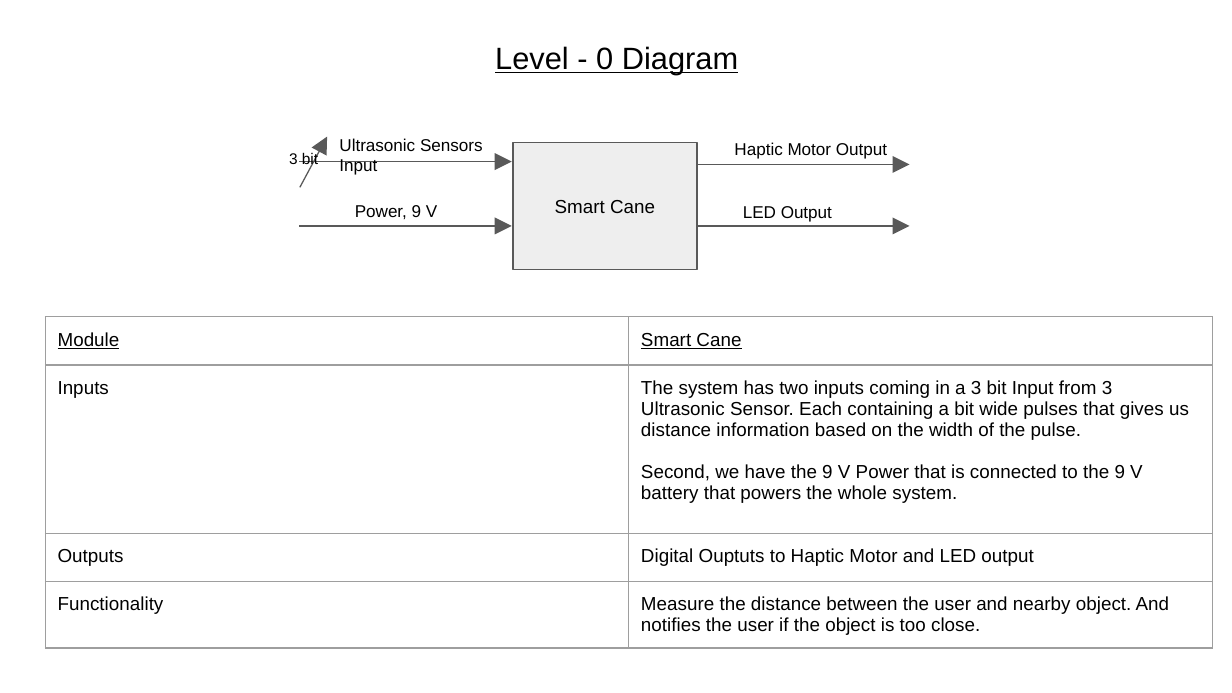
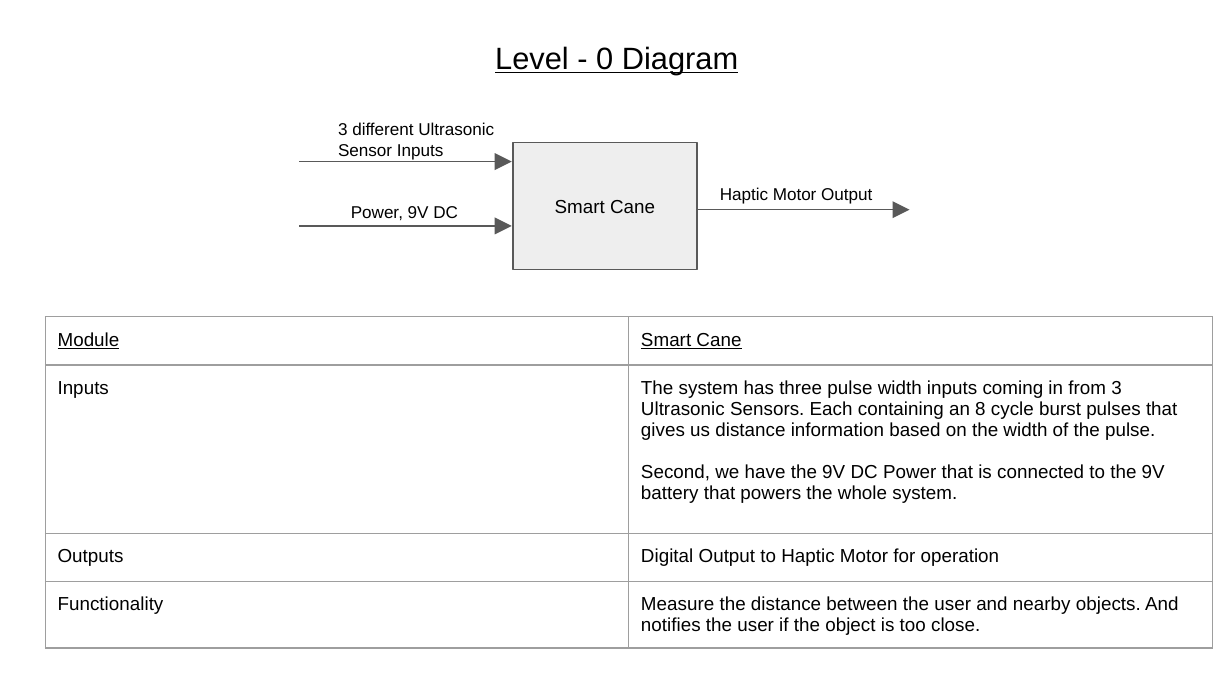
Before and after one commit to keonkiyoo/groupxx.github.io, a slide deck: slide 2 of System Design and Modelling/T06_SystemModelling.pptx. Drawn at 1232x693 pixels with LibreOffice and Linux fonts; fonts in the diff are those of the drawing. Boxes give left, top, right and bottom in pixels: in the first picture for what was removed or moved away, otherwise in the second. Text is boxed around its words. In the diff, an @@ line names an element or a change of style, - is before the commit and + after.

```diff
--- a/System Design and Modelling/T06_SystemModelling.pptx
+++ b/System Design and Modelling/T06_SystemModelling.pptx
@@ arrow removed from (299, 187) to (328, 137) @@
@@ text at <box>338,122,494,160</box>: text changed @@
-Ultrasonic Sensors Input
+3 different Ultrasonic Sensor Inputs
@@ text removed at <box>289,153,318,167</box> @@
-3 bit
@@ text "Haptic Motor Output": place and size @@
-text "Haptic Motor Output" at <box>734,142,887,159</box>
+text "Haptic Motor Output" at <box>720,187,872,204</box>
@@ text at <box>351,206,458,220</box>: text changed @@
-Power, 9 V
+Power, 9V DC
@@ arrow moved from (697, 165) - (909, 165) to (697, 209) - (909, 209) @@
@@ text removed at <box>743,206,832,222</box> @@
-LED Output
@@ arrow removed from (697, 225) to (909, 225) @@
@@ table at <box>46,317,1214,652</box> @@
-row 2, column 2: The system has two inputs coming in a 3 bit Input from 3 Ultrasonic Sensor. Each containing a bit wide pulses that gives us distance information based on the width of the pulse. Second, we have the 9 V Power that is connected to the 9 V battery that powers the whole system.
+row 2, column 2: The system has three pulse width inputs coming in from 3 Ultrasonic Sensors. Each containing an 8 cycle burst pulses that gives us distance information based on the width of the pulse. Second, we have the 9V DC Power that is connected to the 9V battery that powers the whole system.
-row 3, column 2: Digital Ouptuts to Haptic Motor and LED output
+row 3, column 2: Digital Output to Haptic Motor for operation
-row 4, column 2: Measure the distance between the user and nearby object. And notifies the user if the object is too close.
+row 4, column 2: Measure the distance between the user and nearby objects. And notifies the user if the object is too close.
```
Also in this commit, not shown: 9 other slides changed, 1 other file.
